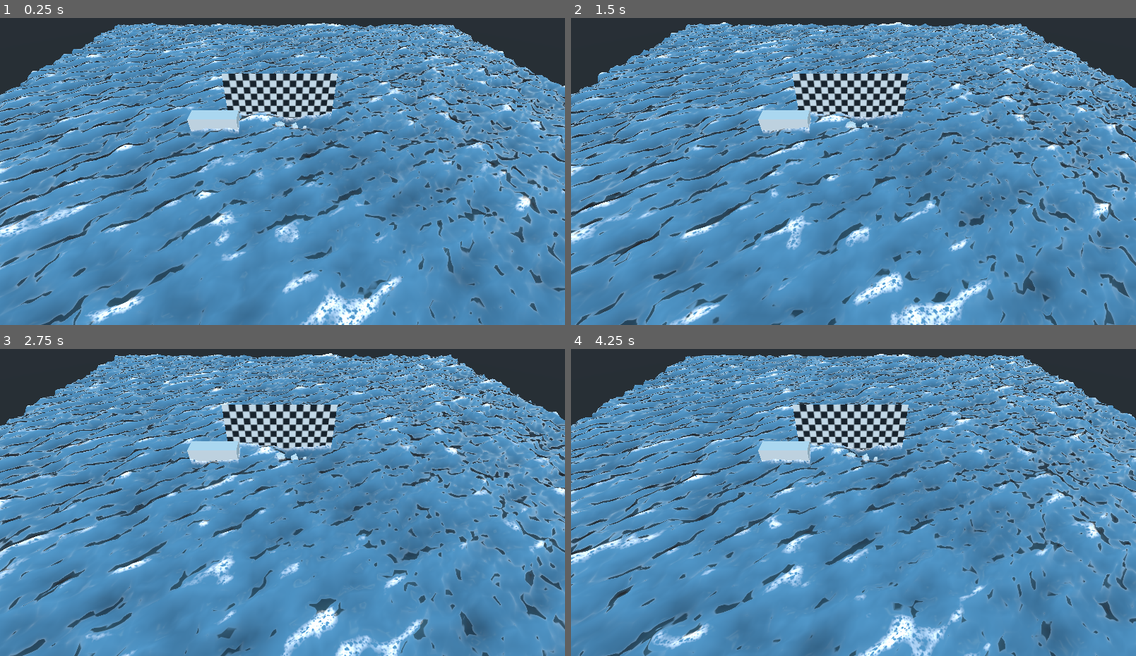
Above: before the commit, frames 1-4 (two rows, left to right).
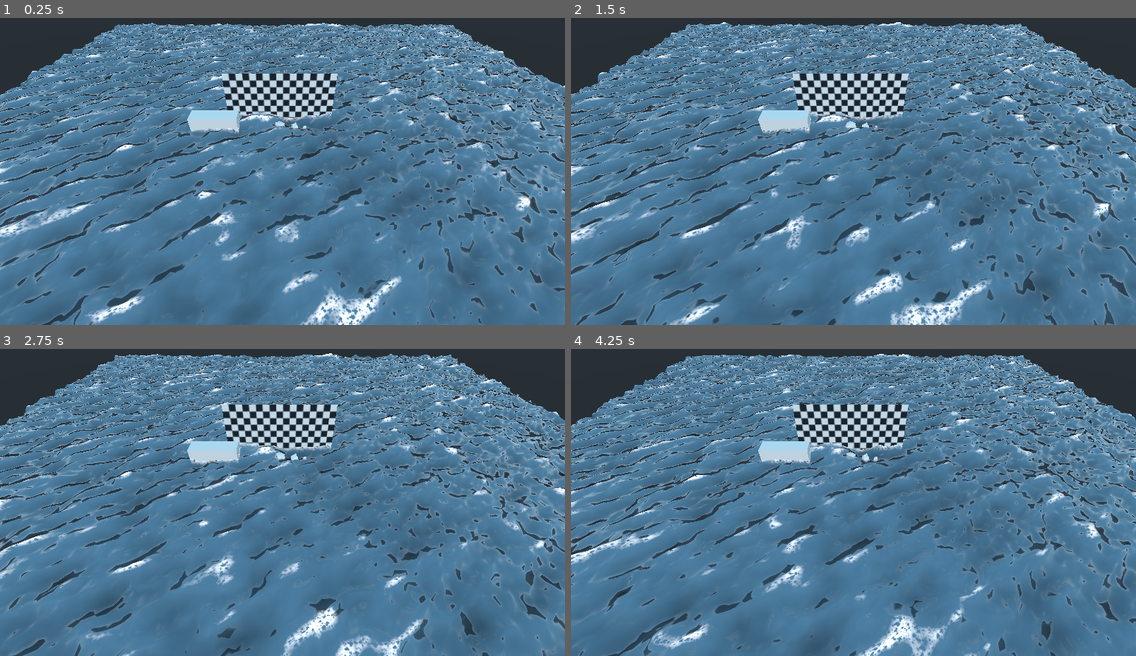
Above: after the commit, the same moments.

Repository: creikey/foamy-ocean
Game: Godot game, scene res://Main.tscn
The game is run twice, just before and just after one commit, with the same random seed, the same clock (stepped at 60 frames per second) and the same inputs.
Inputs:
- Up to frame 1 (0.25 s): no input
- Up to frame 2 (1.5 s): no input
- Up to frame 3 (2.75 s): no input
- Up to frame 4 (4.25 s): no input

The runs differ from the first frame. In frame 1, 74% of the frame differs, in the area x 0-100%, y 1-100%; in frame 2, 74%; in frame 3, 74%; in frame 4, 74%.

Commit message:
Garbage collect shader text

Diff:
--- a/src/Main.tscn
+++ b/src/Main.tscn
@@ -4,132 +4,26 @@
 [ext_resource path="res://big-rock.dae" type="PackedScene" id=2]
 [ext_resource path="res://medium-rock.dae" type="PackedScene" id=3]
 [ext_resource path="res://small-rock.dae" type="PackedScene" id=4]
-[ext_resource path="res://water-foam-texture.png" type="Texture" id=5]
-[ext_resource path="res://Ocean.gd" type="Script" id=6]
-[ext_resource path="res://checkerboard.png" type="Texture" id=7]
-
-[sub_resource type="Shader" id=1]
-code = "shader_type spatial;
-
-// direction.x, direction.y, steepness, wavelength
-uniform vec4 wave_1 = vec4(0.14, 0.29, 0.25, 18.93);
-uniform vec4 wave_2 = vec4(0.3, 0.35, 0.28, 12.0);
-uniform vec4 wave_3 = vec4(0.8, 3.18, 0.22, 9.0);
-
-uniform float noise_zoom = 0.22;
-uniform float noise_amp = 9.59;
-
-uniform vec4 color: hint_color;
-uniform float foam_level = 5.64;
-uniform sampler2D foam_texture;
-uniform float foam_scale = 114.32;
-uniform float foam_height = 6.61;
-//uniform float refraction = 0.05;
-uniform float metallic = 0.59;
-uniform float roughness = 0;
-
-uniform float PI = 3.14159;
-
-float hash(vec2 p) {
-  return fract(sin(dot(p * 17.17, vec2(14.91, 67.31))) * 4791.9511);
-}
-
-float noise(vec2 x) {
-  vec2 p = floor(x);
-  vec2 f = fract(x);
-  f = f * f * (3.0 - 2.0 * f);
-  vec2 a = vec2(1.0, 0.0);
-  return mix(mix(hash(p + a.yy), hash(p + a.xy), f.x),
-         mix(hash(p + a.yx), hash(p + a.xx), f.x), f.y);
-}
-
-float fbm(vec2 x) {
-  float height = 0.0;
-  float amplitude = 0.5;
-  float frequency = 3.0;
-  for (int i = 0; i < 6; i++){
-    height += noise(x * frequency) * amplitude;
-    amplitude *= 0.5;
-    frequency *= 2.0;
-  }
-  return height;
-}
-
-vec3 gernster_wave(vec4 params, vec2 pos, float time) {
-	float steepness = params.z;
-	float wavelength = params.w;
-	float k = 2.0 * PI / wavelength;
-	float c = sqrt(9.81 / k);
-	vec2 d = normalize(params.xy);
-	float f = k * (dot(d, pos.xy) - c * time);
-	float a = steepness / k;
-	return vec3(d.x * (a * cos(f)), a * sin(f), d.y * (a * cos(f)));
-}
-
-vec3 wave(vec2 pos, float time) {
-	vec3 to_return = vec3(0.0);
-	to_return += gernster_wave(wave_1, pos, time);
-	to_return += gernster_wave(wave_2, pos, time);
-	to_return += gernster_wave(wave_3, pos, time);
-	to_return.y += fbm(pos.xy * (noise_zoom/10.0)) * noise_amp;
-	return to_return;
-}
-
-varying float height;
-
-void vertex() {
-	float time = TIME / 1.5;
-	vec3 wave_result = wave(VERTEX.xz, time);
-	VERTEX.y += wave_result.y;
-	height = wave_result.y;
-	VERTEX.x += wave_result.x;
-	VERTEX.z += wave_result.z;
-	TANGENT = normalize(vec3(0.0, wave(VERTEX.xz + vec2(0.0, 0.2), time).y - wave(VERTEX.xz + vec2(0.0, -0.2), time).y, 0.4));
-	BINORMAL = normalize(vec3(0.4, wave(VERTEX.xz + vec2(0.2, 0.0), time).y - wave(VERTEX.xz + vec2(-0.2, 0.0), time ).y, 0.0));
-	NORMAL = cross(TANGENT, BINORMAL);
-}
-
-void fragment() {
-	// calculate depth for foam
-	float depth = texture(DEPTH_TEXTURE, SCREEN_UV).r;
-	depth = depth * 2.0 - 1.0;
-	depth = PROJECTION_MATRIX[3][2] / (depth + PROJECTION_MATRIX[2][2]);
-	depth = depth + VERTEX.z;
-	// calculate foam mask stuff
-	float foam_scroll = TIME/4.0;
-	vec2 scaled_uv = UV * foam_scale;
-	float channelA = texture(foam_texture, scaled_uv - vec2(foam_scroll, cos(UV.x))).r;
-	float channelB = texture(foam_texture, scaled_uv * 0.5 + vec2(sin(UV.y), foam_scroll)).b;
-	float mask = (channelA + channelB) * 0.95;
-	mask = pow(mask, 2);
-	mask = clamp(mask, 0, 1);
-	ALBEDO = color.rgb * ((height + 3.0) / 5.0);
-	if(height > foam_height) {
-		EMISSION = vec3(1.0 - mask) * pow(height - foam_height, 1.0);
-	}
-	if(depth < foam_level) {
-		EMISSION = vec3(1.0 - mask) * pow((foam_level - depth)/foam_level, 2.0);
-	}
-	ALPHA = color.a;
-	METALLIC = metallic;
-	ROUGHNESS = roughness;
-}"
+[ext_resource path="res://ocean.shader" type="Shader" id=5]
+[ext_resource path="res://water-foam-texture.png" type="Texture" id=6]
+[ext_resource path="res://Ocean.gd" type="Script" id=7]
+[ext_resource path="res://checkerboard.png" type="Texture" id=8]
 
 [sub_resource type="ShaderMaterial" id=2]
-shader = SubResource( 1 )
+shader = ExtResource( 5 )
 shader_param/wave_1 = Plane( 0.14, 0.29, 0.25, 18.93 )
 shader_param/wave_2 = Plane( 0.3, 0.35, 0.28, 12 )
 shader_param/wave_3 = Plane( 0.8, 3.18, 0.22, 9 )
 shader_param/noise_zoom = 0.22
 shader_param/noise_amp = 9.59
-shader_param/color = Color( 0.341176, 0.533333, 0.662745, 1 )
+shader_param/color = Color( 0.329412, 0.439216, 0.513726, 1 )
 shader_param/foam_level = 5.64
 shader_param/foam_scale = 114.32
 shader_param/foam_height = 6.61
 shader_param/metallic = 0.59
 shader_param/roughness = 0.0
 shader_param/PI = 3.14159
-shader_param/foam_texture = ExtResource( 5 )
+shader_param/foam_texture = ExtResource( 6 )
 
 [sub_resource type="PlaneMesh" id=3]
 material = SubResource( 2 )
Not shown: 2 places in src/Main.tscn that only renumber resources
